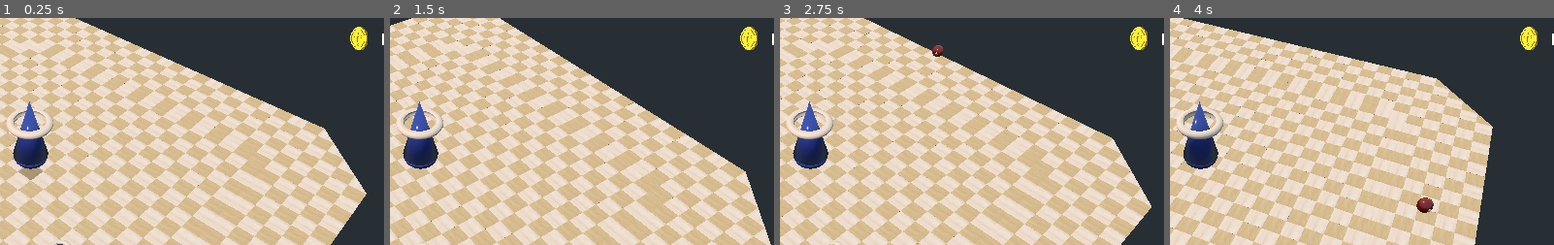
Above: before the commit, frames 1-4 (left to right).
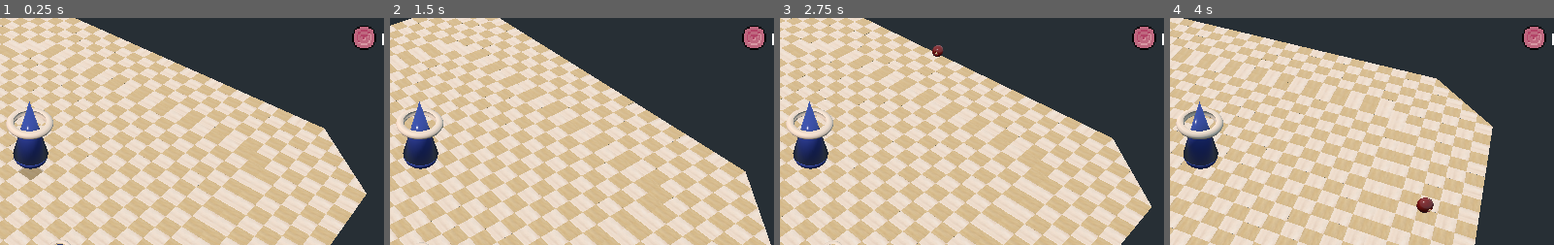
Above: after the commit, the same moments.

Repository: debzw/jogos-3d-amem2
Game: Godot game, scene res://Scenes/Main_scene.tscn
The game is run twice, just before and just after one commit, with the same random seed, the same clock (stepped at 60 frames per second) and the same inputs.
Inputs (mouse positions are % of the whole screen's width and height, from its top left):
- Up to frame 1 (0.25 s): no input
- Up to frame 2 (1.5 s): click "Next Wave" at 0.5 s; tap Enter at 1.25 s; move the mouse to (73, 45) at 1.27 s; hold D (Right_D) from 1.28 s (still down); right-click (73, 45) at 1.35 s
- Up to frame 3 (2.75 s): move the mouse to (30, 55) at 2.02 s; release D (Right_D) at 2.03 s; hold A (Left_A) from 2.03 s (still down); right-click (30, 55) at 2.1 s
- Up to frame 4 (4 s): move the mouse to (61, 28) at 2.77 s; release A (Left_A) at 2.78 s; hold D (Right_D) from 2.78 s (still down); right-click (61, 28) at 2.85 s; move the mouse to (45, 70) at 3.52 s; right-click (45, 70) at 3.6 s
The pictures show only the part of the screen within x 45-95%, y 0-50%; the shares and areas given below are measured in that part.

The runs differ from the first frame. In frame 1, 0.6% of the frame differs, in the area x 91-98%, y 3-15%; in frame 2, 0.6%; in frame 3, 0.6%; in frame 4, 0.6%.

Commit message:
enemy anda aleatorio

Diff:
--- a/Scenes/Enemy.tscn
+++ b/Scenes/Enemy.tscn
@@ -45,5 +45,6 @@
 transform = Transform( 1, 0, 0, 0, 1, 0, 0, 0, 1, 0, 1, 0 )
 shape = SubResource( 1 )
 [connection signal="enemy_death_signal" from="." to="." method="_on_Enemy_enemy_death_signal"]
+[connection signal="timeout" from="Timer" to="." method="_on_Timer_timeout"]
 [connection signal="area_entered" from="Area" to="." method="_on_Area_area_entered"]
 [connection signal="body_entered" from="Area" to="." method="_on_enter"]
--- a/Scenes/Main_scene.tscn
+++ b/Scenes/Main_scene.tscn
@@ -17,7 +17,7 @@
 [ext_resource path="res://Models/bottun_pressed.png" type="Texture" id=15]
 [ext_resource path="res://Models/bottun_hover.png" type="Texture" id=16]
 [ext_resource path="res://Models/bottun_normal.png" type="Texture" id=17]
-[ext_resource path="res://Models/money_icon.png" type="Texture" id=18]
+[ext_resource path="res://Models/PinkMoney.png" type="Texture" id=18]
 [ext_resource path="res://Scripts/CameraUI.gd" type="Script" id=19]
 [ext_resource path="res://Fonts/Upheveal/upheavtt.ttf" type="DynamicFontData" id=20]
 
@@ -185,7 +185,8 @@
 }
 
 [node name="Sprite" type="Sprite" parent="Botoes/Money_text"]
-position = Vector2( -31.8311, 25.4382 )
+position = Vector2( -23.8311, 24.4382 )
+scale = Vector2( 2, 2 )
 texture = ExtResource( 18 )
 [connection signal="mouse_entered" from="Navigation/Map/Area" to="." method="_on_mouse_enter"]
 [connection signal="mouse_exited" from="Navigation/Map/Area" to="." method="_on_area_exited"]
--- a/Scripts/Enemy.gd
+++ b/Scripts/Enemy.gd
@@ -12,16 +12,28 @@
 var has_path = true
 var rand = RandomNumberGenerator.new()
 var is_alive = true
+var x = 0
+var new_direction
+var distance_z
+var distance_x
+var base_pos
+var enemy_pos
 
 export var enemy_speed = 5
-export var life = 60
-
+export var life = 100
 
 signal enemy_death_signal
 
+
+
 #Pegar o path
 func _ready():
+	enemy_pos = Vector2 (self.global_transform.origin[0], self.global_transform.origin[2])
+	print(enemy_pos)
 	path = nav.get_simple_path(global_transform.origin, go_to.global_transform.origin)
+	var delay  = rand.randf_range(2.0, 3.0)
+	timer.set_wait_time(delay)
+	timer.start()
 
 #sumir ao cdar dano da torre central
 func dead():
@@ -35,12 +47,10 @@
 
 #Seguir o path de ready
 func _physics_process(delta):
-	if current_node< path.size() and has_path == true:
-		var direction = (path[current_node] - global_transform.origin)
-		if direction.length() < 1:
-			current_node += 1
-		else:
-			move_and_slide(direction.normalized()*enemy_speed)
+	if has_path == true:
+		enemy_has_path()
+	if has_path == false:
+		random_path()
 
 func _on_enter(_body):
 	if (_body.is_in_group("Base")):
@@ -57,25 +67,62 @@
 			spawner.enemy_killed += 1
 
 
-func random_follow():
-	while true:
-		rand.randomize()
-		var delay  = rand.randf_range(1.0, 5.0)
-		timer.set_wait_time(delay)
-		has_path = false
-		rand.randomize()
-		var distance_x  = rand.randf_range(4.0, -4.0)
-		rand.randomize()
-		var distance_z  = rand.randf_range(4.0, -4.0)
-		var new_x = global_transform.origin[0] + distance_x
-		var new_direction = global_transform.origin
+func random_path():
+	base_pos = Vector2 (go_to.global_transform.origin[0], go_to.global_transform.origin[2])
+	enemy_pos = Vector2 (self.global_transform.origin[0], self.global_transform.origin[2])
+	var angle = int(rad2deg(enemy_pos.angle_to_point(base_pos)))
+	#print(angle)
+	x += 1
+	if x == 1:
+		if (-45< angle and angle <45) or (angle >315):
+			rand.randomize()
+			distance_z  = rand.randi_range(1, -1)
+			while distance_z == 0:
+				distance_z  = rand.randi_range(1, -1)
+			new_direction = Vector3 (0, 0, distance_z)
+		if (45< angle and angle <135) or (-315< angle and angle <-225):
+			rand.randomize()
+			distance_x  = rand.randi_range(1, -1)
+			while distance_x == 0:
+				distance_x  = rand.randi_range(1, -1)
+			new_direction = Vector3 (distance_x, 0, 0)
+		if (135< angle and angle<225) or (-225< angle and angle <-135):
+			rand.randomize()
+			distance_z  = rand.randi_range(1, -1)
+			while distance_z == 0:
+				distance_z  = rand.randi_range(1, -1)
+			new_direction = Vector3 (0, 0, distance_z)
+		if (225< angle and angle <315) or (-135< angle and angle <-45 ):
+			rand.randomize()
+			distance_x  = rand.randi_range(1, -1)
+			while distance_x == 0:
+				distance_x  = rand.randi_range(1, -1)
+			new_direction = Vector3 (distance_x, 0, 0)
+	move_and_slide(new_direction.normalized()*enemy_speed)
 
 
+
+func enemy_has_path():
+	x = 0
+	if current_node< path.size() and has_path == true:
+		var direction = (path[current_node] - global_transform.origin)
+		if direction.length() < 1:
+			current_node += 1
+		else:
+			move_and_slide(direction.normalized()*enemy_speed)
 
 func new_path():
 	path = nav.get_simple_path(global_transform.origin, go_to.global_transform.origin)
 
-
+func _on_Timer_timeout():
+	if has_path == true:
+		has_path = false
+	elif has_path == false:
+		has_path = true
+	rand.randomize()
+	var delay  = rand.randf_range(2.0, 3.0)
+	timer.set_wait_time(delay)
+	timer.start()
 
 
 
